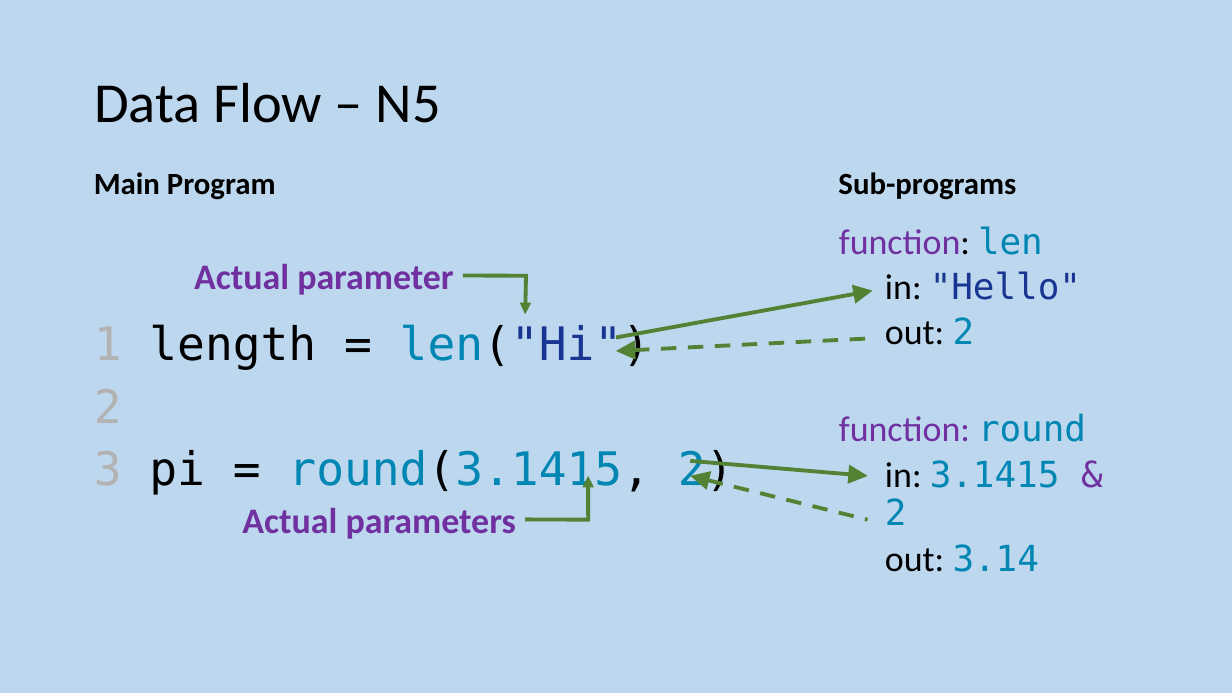
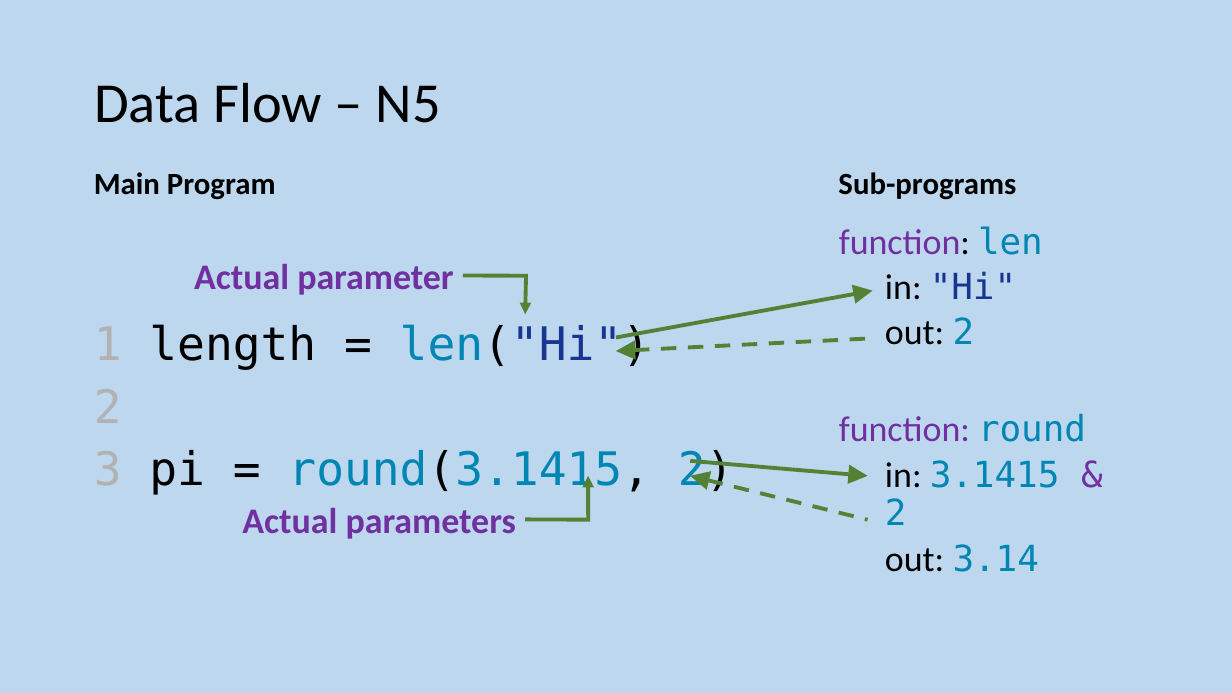
Before and after one commit to MrFriendCS/MrFriendCS.github.io, a slide deck: slide 148 of higher/sdd/H CS SDD Slides.pptx. Drawn at 1232x693 pixels with LibreOffice and Linux fonts; fonts in the diff are those of the drawing. Boxes give left, top, right and bottom in pixels: in the first picture for what was removed or moved away, otherwise in the second. Text is boxed around its words. In the diff, an @@ line names an element or a change of style, - is before the commit and + after.

```diff
--- a/higher/sdd/H CS SDD Slides.pptx
+++ b/higher/sdd/H CS SDD Slides.pptx
@@ text at [885, 271, 1016, 300]: text changed @@
-  in: "Hello"
+  in: "Hi"
```
Also in this commit, not shown: 2 other slides changed.
